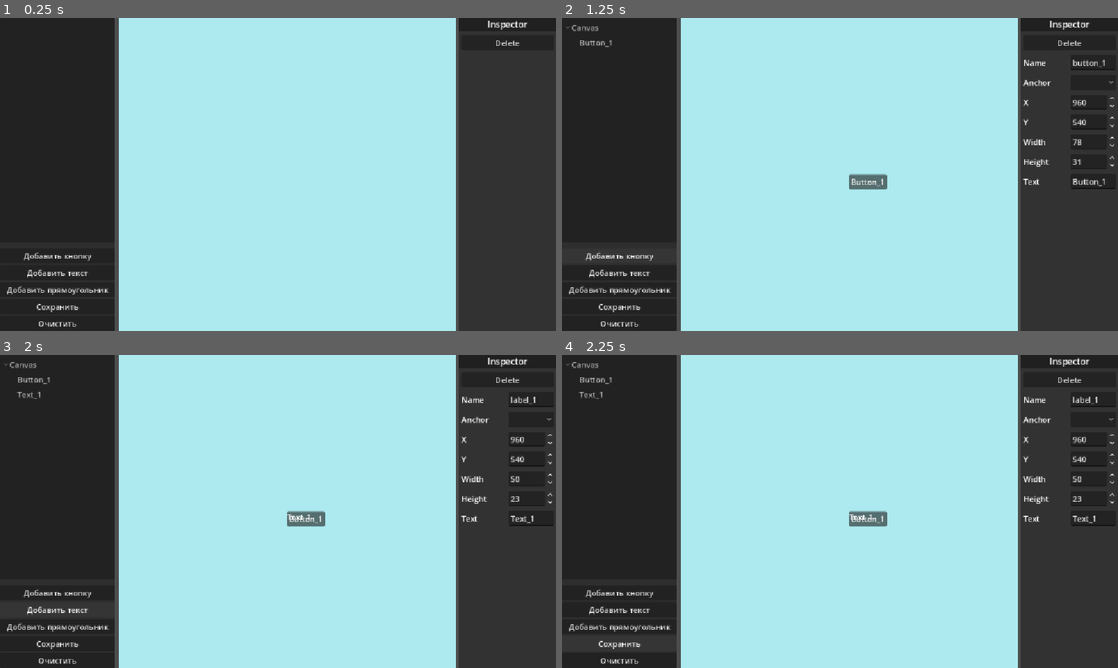
Above: before the commit, frames 1-4 (two rows, left to right).
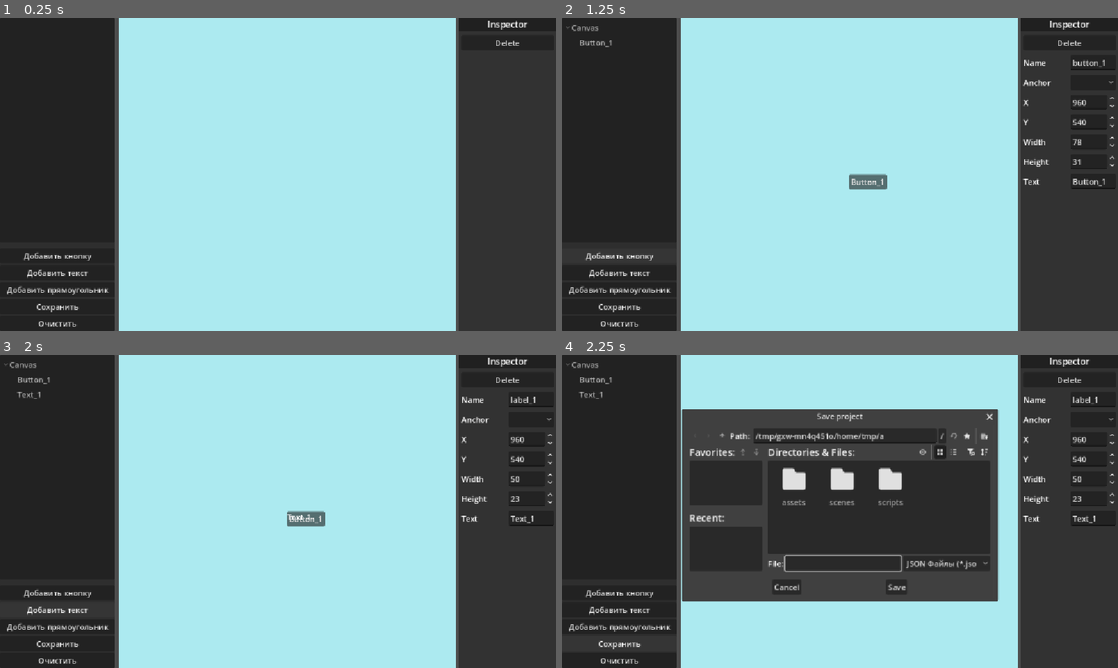
Above: after the commit, the same moments.

Repository: Yerxiz/UIEditor
Game: Godot game, scene res://scenes/main.tscn
Two runs of this game, one before a commit and one after it. Both use one fixed random seed, a clock stepped at 60 frames per second and the inputs below. The project has no main scene, so this scene is started directly.
Inputs:
- Up to frame 1 (0.25 s): no input
- Up to frame 2 (1.25 s): click "Добавить кнопку" at 0.5 s
- Up to frame 3 (2 s): click "Добавить текст" at 1.25 s
- Up to frame 4 (2.25 s): click "Сохранить" at 2 s

Frames 1-3 are identical in both runs. In frame 4, 35% of the frame differs, in the area x 21-79%, y 17-79%.

Commit message:
feat(export): реализовать экспорт проекта в JSON-формат

Diff:
--- a/scenes/main.tscn
+++ b/scenes/main.tscn
@@ -240,9 +240,11 @@
 size_flags_horizontal = 3
 color = Color(1, 1, 1, 1)
 
+[node name="SaveFileDialog" type="FileDialog" parent="." unique_id=1917440491]
+oversampling_override = 1.0
+title = "Save project"
+access = 2
+filters = PackedStringArray("*.json; JSON Файлы")
+
 [connection signal="dragged" from="MainLayout" to="." method="_on_main_layout_dragged"]
 [connection signal="item_selected" from="MainLayout/HaT_PanelContainer/VSplitContainer/Hierarchy" to="." method="_on_hierarchy_item_selected"]
-[connection signal="button_up" from="MainLayout/HaT_PanelContainer/VSplitContainer/Toolbar/AddButton" to="." method="_on_add_element" binds= ["button"]]
-[connection signal="button_up" from="MainLayout/HaT_PanelContainer/VSplitContainer/Toolbar/AddLabel" to="." method="_on_add_element" binds= ["label"]]
-[connection signal="button_up" from="MainLayout/HaT_PanelContainer/VSplitContainer/Toolbar/AddColorRect" to="." method="_on_add_element" binds= ["color_rect"]]
-[connection signal="button_up" from="MainLayout/Inspector_PanelContainer/Inspector/DeleteButton" to="." method="_on_delete_button_button_up"]
--- a/scripts/main.gd
+++ b/scripts/main.gd
@@ -5,7 +5,16 @@
 @onready var canvas = $MainLayout/Canvas_SubViewportContainer/Canvas_SubViewport/CanvasRoot
 @onready var inspector = $MainLayout/Inspector_PanelContainer/Inspector
 
+# Ссылки на элементы в Toolbar
+@onready var add_button_btn = $MainLayout/HaT_PanelContainer/VSplitContainer/Toolbar/AddButton
+@onready var add_label_btn = $MainLayout/HaT_PanelContainer/VSplitContainer/Toolbar/AddLabel
+@onready var add_color_rect_btn = $MainLayout/HaT_PanelContainer/VSplitContainer/Toolbar/AddColorRect
+@onready var save_btn = $MainLayout/HaT_PanelContainer/VSplitContainer/Toolbar/SaveBtn
+@onready var clear_btn = $MainLayout/HaT_PanelContainer/VSplitContainer/Toolbar/ClearBtn
+
 # Ссылки на элементы в Инспекторе
+@onready var delete_btn = $MainLayout/Inspector_PanelContainer/Inspector/DeleteButton
+
 @onready var prop_name_hboxcont = $MainLayout/Inspector_PanelContainer/Inspector/PropName_HBoxContainer
 @onready var prop_name_edit = $MainLayout/Inspector_PanelContainer/Inspector/PropName_HBoxContainer/PropName_LineEdit
 
@@ -29,6 +38,9 @@
 
 @onready var prop_color_hboxcont = $MainLayout/Inspector_PanelContainer/Inspector/PropColor_HBoxContainer
 @onready var prop_color_picker = $MainLayout/Inspector_PanelContainer/Inspector/PropColor_HBoxContainer/PropColor_ColorPickerBtn
+
+# Ссылка на FileDialog
+@onready var save_file_dialog = $SaveFileDialog
 
 var element_counter : int = 0
 var selected_element : Control = null:
@@ -44,8 +56,14 @@
 
 
 func _ready() -> void:
-	var add_button = toolbar.get_node("AddButton")
-	var add_label = toolbar.get_node("AddLabel")
+	add_button_btn.button_up.connect(_on_add_element.bind("button"))
+	add_label_btn.button_up.connect(_on_add_element.bind("label"))
+	add_color_rect_btn.button_up.connect(_on_add_element.bind("color_rect"))
+
+	save_btn.button_up.connect(_on_save_button_pressed)
+	save_file_dialog.file_selected.connect(_on_file_selected)
+
+	delete_btn.button_up.connect(_on_delete_button_button_up)
 
 	prop_name_hboxcont.hide()
 	prop_anchor_hboxcont.hide()
@@ -291,3 +309,71 @@
 			prop_color_hboxcont.hide()
 
 		_update_hierarchy()
+
+func _on_save_button_pressed() -> void:
+	save_file_dialog.popup_centered()
+
+func _on_file_selected(path: String) -> void:
+	if not path.ends_with(".json"):
+		path += ".json"
+
+	# 1. Базовую структура JSON
+	var export_data = {
+		"format_version": "1.0",
+		"engine_target": "Universal",
+		"canvas": {
+			"width": 1920,
+			"height": 1080
+		},
+		"elements": []
+	}
+
+	# 2. Проходим по всем элементам на холсте и собираем их данные
+	for el in elements:
+		if is_instance_valid(el):
+			var el_data = elements[el]
+
+			# Словарь для конкретного элемента
+			var json_element = {
+				"id": el_data["name"],
+				"type": el_data["type"],
+				"transform": {
+					"x": roundi(el_data["position"].x),
+					"y": roundi(el_data["position"].y),
+					"width": roundi(el_data["size"].x),
+					"height": roundi(el_data["size"].y),
+					"rotation": el_data["rotation"]
+				},
+				"anchor_preset": el_data["anchor_preset"],
+				"properties": {}
+			}
+
+			if el_data["type"] == "button" or el_data["type"] == "label":
+				json_element["properties"]["text"] = el_data["text"]
+			elif el_data["type"] == "color_rect":
+				json_element["properties"]["color_hex"] = "#" + el_data["color"].to_html()
+
+			export_data["elements"].append(json_element)
+
+	# 3. Превращаем словарь в строку JSON с отступами
+	var json_string = JSON.stringify(export_data, "\t", false)
+
+	# 4. Записываем в файл
+	var file = FileAccess.open(path, FileAccess.WRITE)
+	if file:
+		file.store_string(json_string)
+		file.close()
+		print("Проект успешно сохранен: ", path)
+		_show_success_dialog("Проект успешно сохранен в JSON.")
+	else:
+		print("Ошибка при сохранении файла.")
+
+
+func _show_success_dialog(message: String) -> void:
+	var dialog = AcceptDialog.new()
+	dialog.dialog_text = message
+	dialog.title = "Save is success"
+	add_child(dialog)
+	dialog.popup_centered()
+	dialog.confirmed.connect(dialog.queue_free)
+	dialog.canceled.connect(dialog.queue_free)
